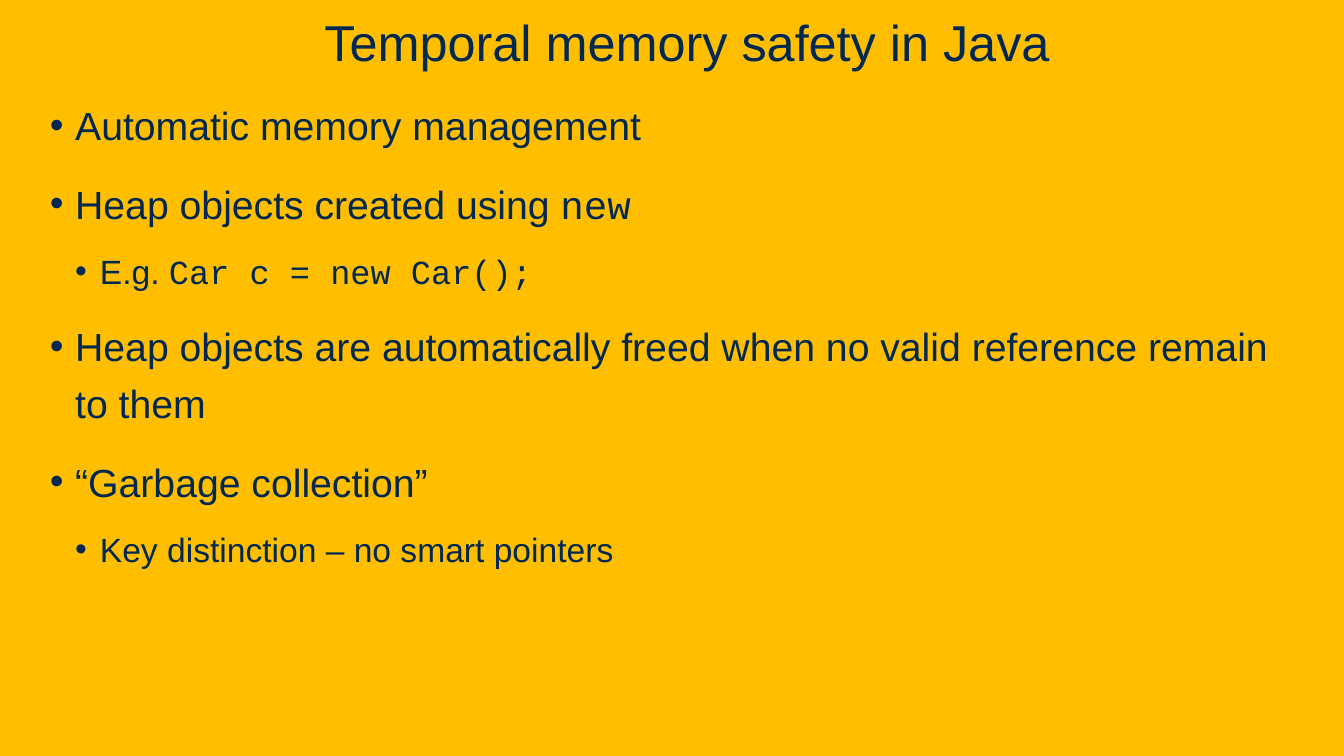
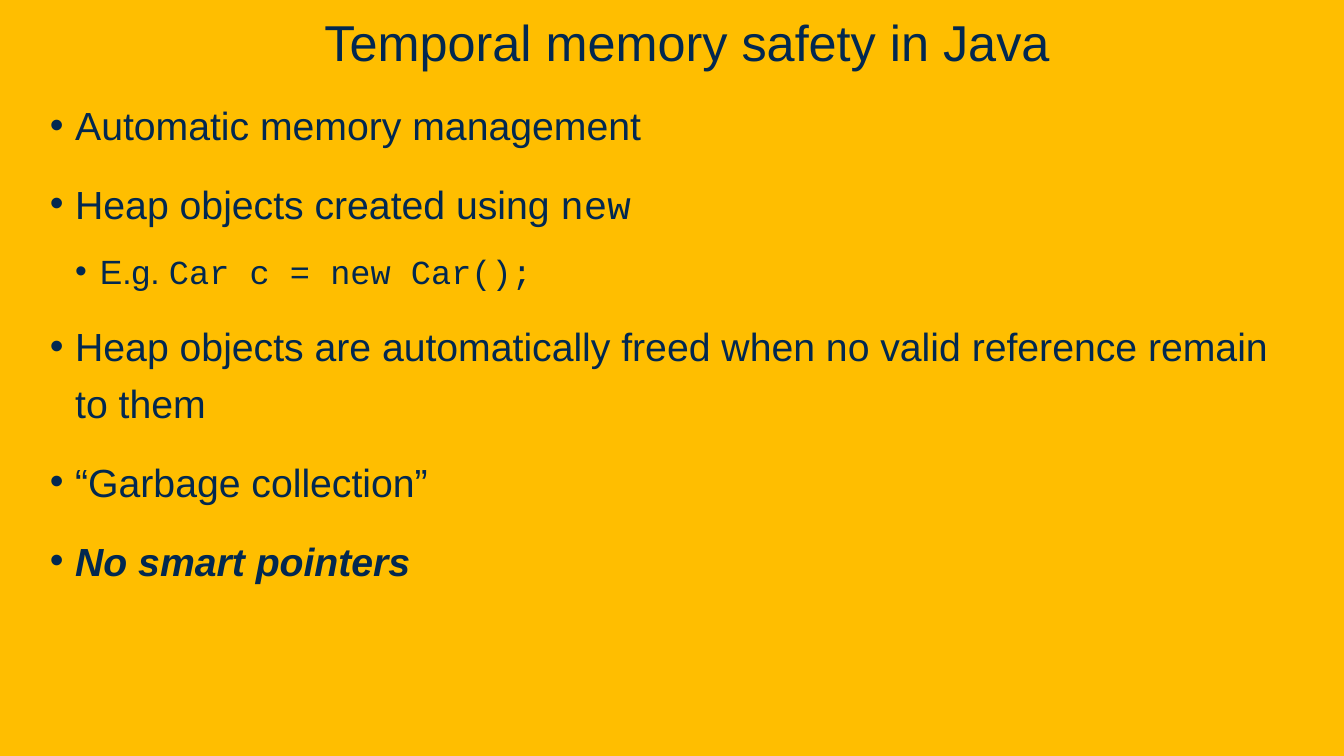
Before and after one commit to davsec-teaching/ECS160-Winter2025, a slide deck: slide 94 of slides/9_software_security.pptx (slide 89 before the commit). Drawn at 1344x756 pixels with LibreOffice and Linux fonts; fonts in the diff are those of the drawing; background and template pictures are left out. Boxes give left, top, right and bottom in pixels: in the first picture for what was removed or moved away, otherwise in the second. Text is boxed around its words. In the diff, an @@ line names an element or a change of style, - is before the commit and + after.

```diff
--- a/slides/9_software_security.pptx
+++ b/slides/9_software_security.pptx
@@ text at (75,547,410,584): text changed; size 24 to 28 pt; bold on; italic on @@
-  • Key distinction – no smart pointers
+• No smart pointers
```
Also in this commit, not shown: 9 other slides changed, 16 slides added.
